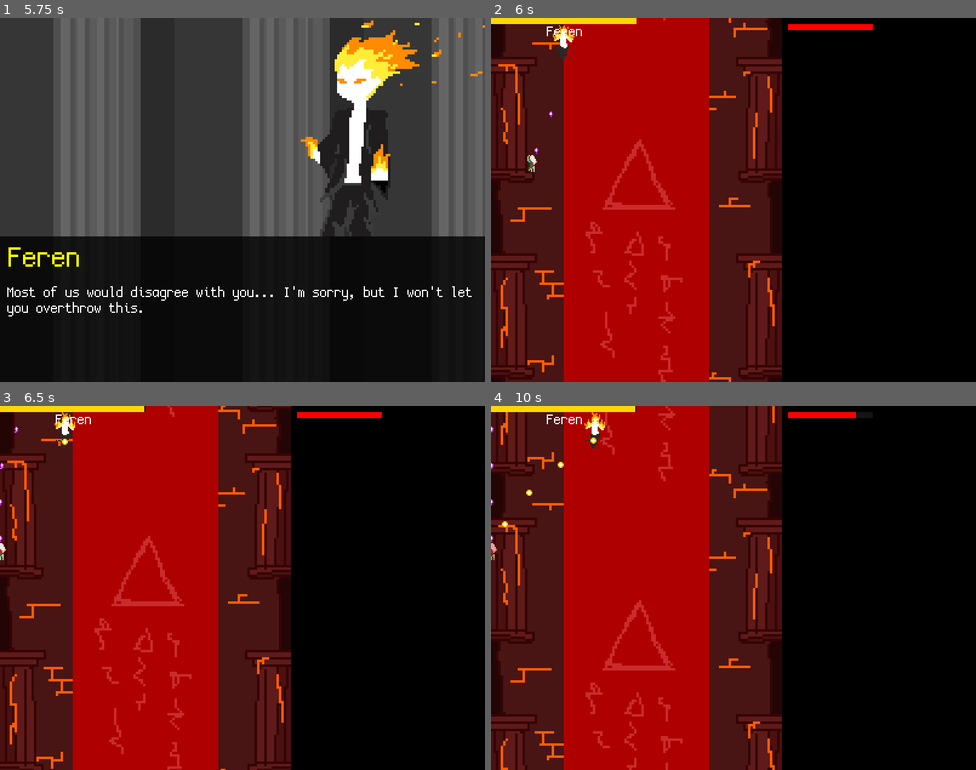
Above: before the commit, frames 1-4 (two rows, left to right).
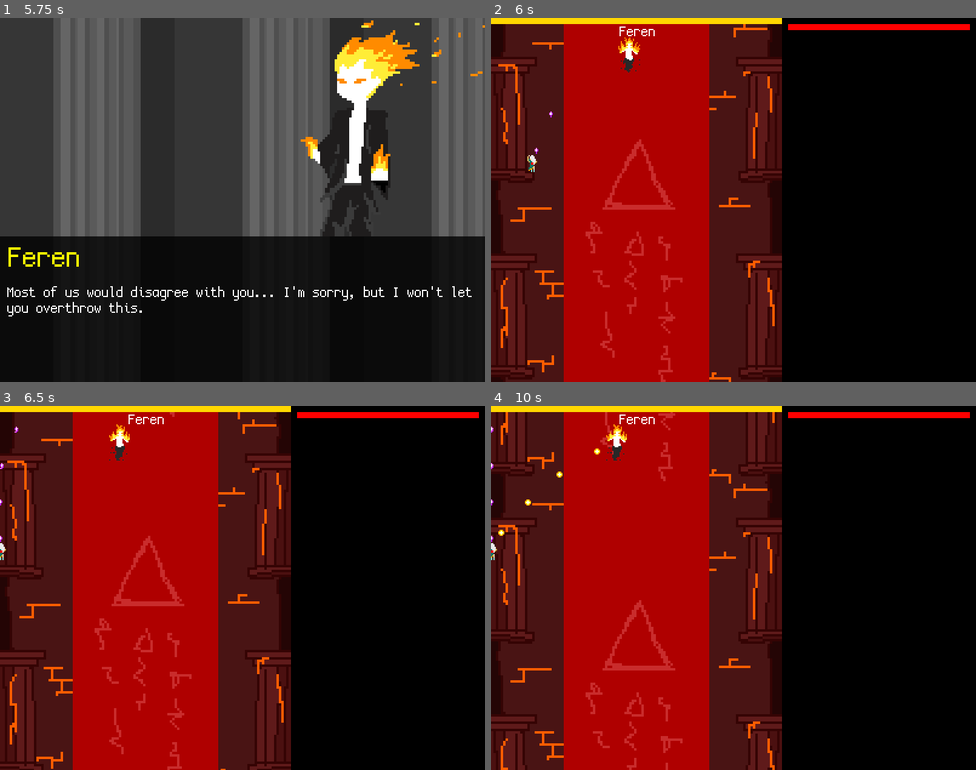
Above: after the commit, the same moments.

Repository: Voltinus/rimu
Game: Godot game, scene res://levels/LanguageSelector/LanguageSelector.tscn
Same seed, same stepped clock (60 frames per second), same inputs: the game is played once before the commit and once after it.
Inputs (mouse positions are in pixels of both pictures, inside the frame that each line leads up to):
- Up to frame 1 (5.75 s): click (242, 152) at 0.5 s; click "New game" at 1.25 s; tap Enter (dialogue_skip) at 2, 3.5, 5 s; hold D (move_right) 2.03-2.78 s; tap Space at 2.75, 4.25 s; hold S (move_down) 2.78-3.53 s; hold D (move_right) 3.53-4.28 s; hold W (move_up) 4.28-5.03 s; hold A (move_left) from 5.03 s (still down)
- Up to frame 2 (6 s): keep holding A (move_left); tap Space at 5.75 s
- Up to frame 3 (6.5 s): keep holding A (move_left)
- Up to frame 4 (10 s): release A (move_left) at 6.53 s; hold S (move_down) 6.53-7.28 s; hold D (move_right) 7.28-8.03 s; hold W (move_up) 8.03-8.78 s; hold D (move_right) 8.78-9.53 s; hold S (move_down) from 9.53 s (still down)

Frame 1 is identical in both runs. In frame 2, 1.3% of the frame differs, in the area x 11-99%, y 0-15%; in frame 3, 1.3%; in frame 4, 1.5%, in the area x 0-99%, y 0-43%.

Commit message:
Added FSM

Diff:
--- a/Global.gd
+++ b/Global.gd
@@ -15,13 +15,14 @@
 func quit():
 	get_tree().quit()
 
+func window_width():
+	return ProjectSettings.get_setting("display/window/size/width")
+
+func window_height():
+	return ProjectSettings.get_setting("display/window/size/height")
+
 func game_width():
-	return ProjectSettings.get_setting("display/window/size/width") * 0.6
+	return window_width() * 0.6
 
 func game_height():
-	return ProjectSettings.get_setting("display/window/size/height")
-
-# function to convert point between (0, 0) and (1, 1)
-# to value between 0 and game area size
-func unit_to_game(point: Vector2):
-	return Vector2(point.x * game_width(), point.y * game_height());
+	return window_height()
--- a/actors/Enemy/Enemy.gd
+++ b/actors/Enemy/Enemy.gd
@@ -1,26 +1,36 @@
 extends KinematicBody2D
 
 
-var _element = null
-var Bullet = preload("res://objects/EnemyBullet/EnemyBullet.tscn")
-const MAX_HP = 100
+const MAX_HP = 200
 var hp = MAX_HP
 var alive = true
+var _element = null
 
+var Bullet = preload('res://objects/EnemyBullet/EnemyBullet.tscn')
 
 signal hitted(hp_left)
 signal died
+
+var shooting = true
+
+var current_state: int = 0
+var states = [
+	{ 'target': Vector2(0.5, 0.1) }
+]
 
 
 func init(element):
 	_element = element
 	$AnimatedSprite.animation = element
-	_next_state()
+	do_state()
 
 
-func burst(n):
+func burst(n, d = -1):
 	n = float(n)
-	var d = randf()
+
+	if d == -1:
+		d = randf()
+
 	for i in range(n):
 		var node = Bullet.instance()
 		var vel = Vector2(sin((i/n)*TAU + d), cos((i/n)*TAU + d))
@@ -33,76 +43,71 @@
 		return
 
 	hp = max(0, hp - damage)
-	emit_signal("hitted", float(hp)/MAX_HP)
-	$AnimationPlayer.play("damage")
+	emit_signal('hitted', float(hp)/MAX_HP)
+	$AnimationPlayer.play('damage')
 	if hp == 0:
-		emit_signal("died")
+		emit_signal('died')
 		alive = false
-		state = "DIED"
-		target = Vector2(60, 20)
-
 
 const SPEED = 30
-var state = null
-var next_state_name = "IDLING"
 var velocity : Vector2
 var target   = Vector2(60, 20)
 
-func _next_state():
-	if not alive:
+var target_reached = false
+var delay_finished = false
+var callback_ended = false
+
+func do_state():
+	while alive:
+		if !states[current_state].has('target'):
+			target_reached = true
+
+		if !states[current_state].has('wait'):
+			delay_finished = true
+
+		if !states[current_state].has('callback'):
+			callback_ended = true
+
+		if states[current_state].has("shooting"):
+			shooting = states[current_state].shooting
+
+		if states[current_state].has("callback"):
+			call(states[current_state].callback)
+
+		while !target_reached: yield(get_tree().create_timer(0.01), 'timeout')
+		while !delay_finished: yield(get_tree().create_timer(0.01), 'timeout')
+		while !callback_ended: yield(get_tree().create_timer(0.01), 'timeout')
+
+		if states[current_state].has("next"):
+			for i in range(0, states.size()):
+				if states[i].has("label") and states[i].label == states[current_state].next:
+					current_state = i
+		elif current_state+1 == states.size():
+			current_state = 0
+		else:
+			current_state += 1
+
+		target_reached = false
+		delay_finished = false
+		callback_ended = false
+
+func _physics_process(_delta):
+	if states[current_state].has("target"):
+		var current_target = states[current_state].target
+		current_target *= Vector2(Global.game_width(), Global.game_height())
+		if position.distance_to(current_target) > 1:
+			velocity = (current_target - position).normalized() * SPEED
+			velocity = move_and_slide(velocity)
+		else:
+			target_reached = true
+
+
+
+func _on_ShootTimer_timeout():
+	if not alive or !shooting or get_node('../Player') == null:
 		return
 
-	state = next_state_name
-	next_state_name = null
-
-	match state:
-		"IDLING":
-			yield(get_tree().create_timer(0.5), "timeout")
-			next_state_name = "MOVING_LEFT"
-		"MOVING_LEFT":
-			target = Vector2(25, 20)
-			next_state_name = "MOVING_RIGHT"
-		"MOVING_RIGHT":
-			target = Vector2(95, 20)
-			next_state_name = "MOVING_CENTER"
-		"MOVING_CENTER":
-			target = Vector2(60, 20)
-			next_state_name = "BURSTING"
-		"BURSTING":
-			shooting = false
-			for _i in range(3):
-				for _j in range(5):
-					if not alive or state != "BURSTING":
-						return
-					burst(24)
-					yield(get_tree().create_timer(0.15), "timeout")
-				yield(get_tree().create_timer(0.5), "timeout")
-
-			shooting = true
-			next_state_name = "MOVING_LEFT"
-
-func _physics_process(_delta):
-	if position.distance_to(target) > 1:
-		velocity = (target - position).normalized() * SPEED
-		velocity = move_and_slide(velocity)
-	elif next_state_name != null:
-		_next_state()
-
-
-var shooting = true
-
-func _on_ShootTimer_timeout():
-	if not alive or !shooting or get_node("../Player") == null:
-		return
-
-	if _element == "fire" and float(hp)/MAX_HP < 0.5:
-		for i in range(3):
-			var node = Bullet.instance()
-			var vel = (get_node("../Player").position - position + Vector2((i-1)*10, 0)).normalized()
-			node.init(vel, position, "flame")
-			get_parent().add_child(node)
-	else:
-		var node = Bullet.instance()
-		var vel = (get_node("../Player").position - position).normalized()
-		node.init(vel, position, _element)
-		get_parent().add_child(node)
+	var node = Bullet.instance()
+	var vel = (get_node('../Player').position - position).normalized()
+	node.init(vel, position, _element)
+	get_parent().add_child(node)
--- a/levels/Level1Fire/Enemy.gd
+++ b/levels/Level1Fire/Enemy.gd
@@ -5,68 +5,39 @@
 var FireLine  = preload("res://objects/FireLine/FireLine.tscn")
 
 
-func _next_state():
-	if not alive:
+func _ready():
+	states = [
+		{ "shooting": false },
+		{ "target": Vector2(0.2, 0.1) },
+		{ "shooting": true },
+		{ "target": Vector2(0.5, 0.1) },
+		{ "callback": "fn" }
+	]
+
+func fn():
+	shooting = false
+	for _i in range(3):
+		for j in range(5):
+			if not alive:
+				return
+			burst(24, j/10.0)
+			yield(get_tree().create_timer(0.15), 'timeout')
+		yield(get_tree().create_timer(0.5), 'timeout')
+	callback_ended = true
+
+
+func _on_ShootTimer_timeout():
+	if not alive or !shooting or get_node('../Player') == null:
 		return
 
-	state = next_state_name
-	next_state_name = null
-
-	match state:
-		"IDLING":
-			yield(get_tree().create_timer(0.5), "timeout")
-			next_state_name = "MOVING_LEFT"
-		"MOVING_LEFT":
-			target = Vector2(25, 20)
-			next_state_name = "MOVING_RIGHT"
-		"MOVING_RIGHT":
-			target = Vector2(95, 20)
-			next_state_name = "MOVING_CENTER"
-		"MOVING_CENTER":
-			target = Vector2(60, 20)
-			next_state_name = "BURSTING"
-		"BURSTING":
-			for _i in range(3):
-				for _j in range(5):
-					if not alive or state != "BURSTING":
-						return
-					burst(24)
-					yield(get_tree().create_timer(0.15), "timeout")
-				yield(get_tree().create_timer(0.5), "timeout")
-
-			next_state_name = "MOVING_LEFT"
-		"PREPARING_TO_SPAWN_LAVA":
-			target = Vector2(60, 20)
-			next_state_name = "SPAWNING_LAVA"
-		"SPAWNING_LAVA":
-			var node = LavaWalls.instance()
+	if float(hp)/MAX_HP < 0.5:
+		for i in range(3):
+			var node = Bullet.instance()
+			var vel = (get_node('../Player').position - position + Vector2((i-1)*10, 0)).normalized()
+			node.init(vel, position, 'flame')
 			get_parent().add_child(node)
-			yield(node, "slided")
-			next_state_name = "IDLING"
-
-
-var time_elapsed = 0            # Time that elapsed from spawning the enemy, set to 0 after every FIRE_LINE_INTERVAL seconds
-const FIRE_LINE_INTERVAL = 15   # Time in seconds between spawnin every set of fire lines
-const FIRE_LINE_DELAY    = 0.5  # Time in seconds between spawning lines within the set
-const FILE_LINE_COUNT    = 3    # Number of lines within the set of lines
-
-func _physics_process(delta):
-	time_elapsed += delta
-
-	if time_elapsed >= FIRE_LINE_INTERVAL:
-		time_elapsed = 0
-		for _i in range(FILE_LINE_COUNT):
-			var node = FireLine.instance()
-			node.position.x = 60
-			node.position.y = int(rand_range(50, 130))
-			get_parent().add_child(node)
-			yield(get_tree().create_timer(FIRE_LINE_DELAY), "timeout")
-
-
-func _on_Enemy_hitted(hp_left):
-	if hp_left == 0.5:
-		next_state_name = "PREPARING_TO_SPAWN_LAVA"
-
-
-func _on_Enemy_died():
-	get_parent().get_node("LavaWalls").slide_out()
+	else:
+		var node = Bullet.instance()
+		var vel = (get_node('../Player').position - position).normalized()
+		node.init(vel, position, _element)
+		get_parent().add_child(node)
--- a/levels/Level1Fire/Level1Fire.tscn
+++ b/levels/Level1Fire/Level1Fire.tscn
@@ -10,4 +10,3 @@
 [node name="Enemy" parent="Game" index="2"]
 script = ExtResource( 3 )
 [connection signal="died" from="Game/Enemy" to="Game/Enemy" method="_on_Enemy_died"]
-[connection signal="hitted" from="Game/Enemy" to="Game/Enemy" method="_on_Enemy_hitted"]
--- a/levels/Level3Water/Level3Water.gd
+++ b/levels/Level3Water/Level3Water.gd
@@ -2,3 +2,4 @@
 
 func _ready():
 	.init("water")
+	$GUI/BossStats/Name.text = "???"
--- a/objects/EnemyBullet/EnemyBullet.gd
+++ b/objects/EnemyBullet/EnemyBullet.gd
@@ -16,7 +16,7 @@
 func _physics_process(delta):
 	position.x += velocity.x * _SPEED * delta
 	position.y += velocity.y * _SPEED * delta
-	if position.x < -5 or position.x > 245 or position.y < -5 or position.y > 305:
+	if position.x < -5 or position.x > Global.game_width() + 5 or position.y < -5 or position.y > Global.game_height() + 5:
 		self.queue_free()
 
 
--- a/templates/Level/Level.gd
+++ b/templates/Level/Level.gd
@@ -30,20 +30,6 @@
 	$Game/Enemy.init(elem)
 
 
-func _on_Enemy_hitted(hp_left):
-	$GUI/BossStats/HPBar.rect_size.x = hp_left * 120
-
-
-func _on_Enemy_died():
-	$ScrollingBackground.stop_scrolling()
-	yield(get_tree().create_timer(2), "timeout")
-	var node = Scroll.instance()
-	node.init(_element)
-	node.position = $Game/Enemy.position
-	$Game.add_child(node)
-	_scroll_fall(node)
-
-
 func _scroll_fall(node):
 	for _i in range(30):
 		node.position.y += 1
@@ -60,7 +46,20 @@
 			yield(get_tree().create_timer(0.2), "timeout")
 
 
+func _on_Enemy_hitted(hp_left):
+	$GUI/BossStats/HPBar.rect_size.x = hp_left * Global.game_width()
+
+
+func _on_Enemy_died():
+	$ScrollingBackground.stop_scrolling()
+	yield(get_tree().create_timer(2), "timeout")
+	var node = Scroll.instance()
+	node.init(_element)
+	node.position = $Game/Enemy.position
+	$Game.add_child(node)
+	_scroll_fall(node)
+
+
 func _on_Player_hitted(hp_left):
 	var max_width = $GUI/PlayerStats/HPBarBackground.rect_size.x
 	$GUI/PlayerStats/HPBarBackground/HPBar.rect_size.x = hp_left * max_width
-	print("%s / %s" % [hp_left, max_width])
--- a/templates/Level/Level.tscn
+++ b/templates/Level/Level.tscn
@@ -48,7 +48,7 @@
 shape = SubResource( 4 )
 
 [node name="Enemy" parent="Game" instance=ExtResource( 5 )]
-position = Vector2( 60, 20 )
+position = Vector2( 120, 30 )
 collision_mask = 4
 
 [node name="GUI" type="Control" parent="."]
@@ -59,7 +59,7 @@
 }
 
 [node name="BossStats" type="Control" parent="GUI"]
-margin_right = 120.0
+margin_right = 240.0
 margin_bottom = 20.0
 __meta__ = {
 "_edit_use_anchors_": false
@@ -67,7 +67,7 @@
 
 [node name="Name" type="Label" parent="GUI/BossStats"]
 margin_top = 5.0
-margin_right = 120.0
+margin_right = 240.0
 margin_bottom = 19.0
 custom_fonts/font = ExtResource( 3 )
 text = "TEST"
@@ -77,7 +77,7 @@
 }
 
 [node name="HPBarBackgroud" type="ColorRect" parent="GUI/BossStats"]
-margin_right = 120.0
+margin_right = 240.0
 margin_bottom = 5.0
 color = Color( 0.0784314, 0.0784314, 0.0784314, 1 )
 __meta__ = {
@@ -85,7 +85,7 @@
 }
 
 [node name="HPBar" type="ColorRect" parent="GUI/BossStats"]
-margin_right = 120.0
+margin_right = 240.0
 margin_bottom = 5.0
 color = Color( 1, 0, 0, 1 )
 __meta__ = {
@@ -103,7 +103,7 @@
 [node name="HPBarBackground" type="ColorRect" parent="GUI/PlayerStats"]
 margin_left = 5.0
 margin_top = 5.0
-margin_right = 75.0
+margin_right = 155.0
 margin_bottom = 10.0
 color = Color( 0.0784314, 0.0784314, 0.0784314, 1 )
 __meta__ = {
@@ -111,13 +111,13 @@
 }
 
 [node name="HPBar" type="ColorRect" parent="GUI/PlayerStats/HPBarBackground"]
-margin_right = 70.0
+margin_right = 150.0
 margin_bottom = 5.0
 color = Color( 1, 0, 0, 1 )
 __meta__ = {
 "_edit_use_anchors_": false
 }
 [connection signal="hitted" from="Game/Player" to="." method="_on_Player_hitted"]
+[connection signal="died" from="Game/Enemy" to="Game/Player" method="_on_Enemy_died"]
 [connection signal="died" from="Game/Enemy" to="." method="_on_Enemy_died"]
-[connection signal="died" from="Game/Enemy" to="Game/Player" method="_on_Enemy_died"]
 [connection signal="hitted" from="Game/Enemy" to="." method="_on_Enemy_hitted"]
--- a/templates/ScrollingBackground/ScrollingBackground.gd
+++ b/templates/ScrollingBackground/ScrollingBackground.gd
@@ -9,7 +9,7 @@
 func init(element):
 	background = load("res://templates/ScrollingBackground/arena_%s.png" % element)
 
-	$Sprite.texture  = background
+	($Sprite as Sprite).texture  = background
 	$Sprite.texture.set_flags(3) # defaults, but without filter
 	$Sprite2.texture = background
 	$Sprite2.texture.set_flags(3)
